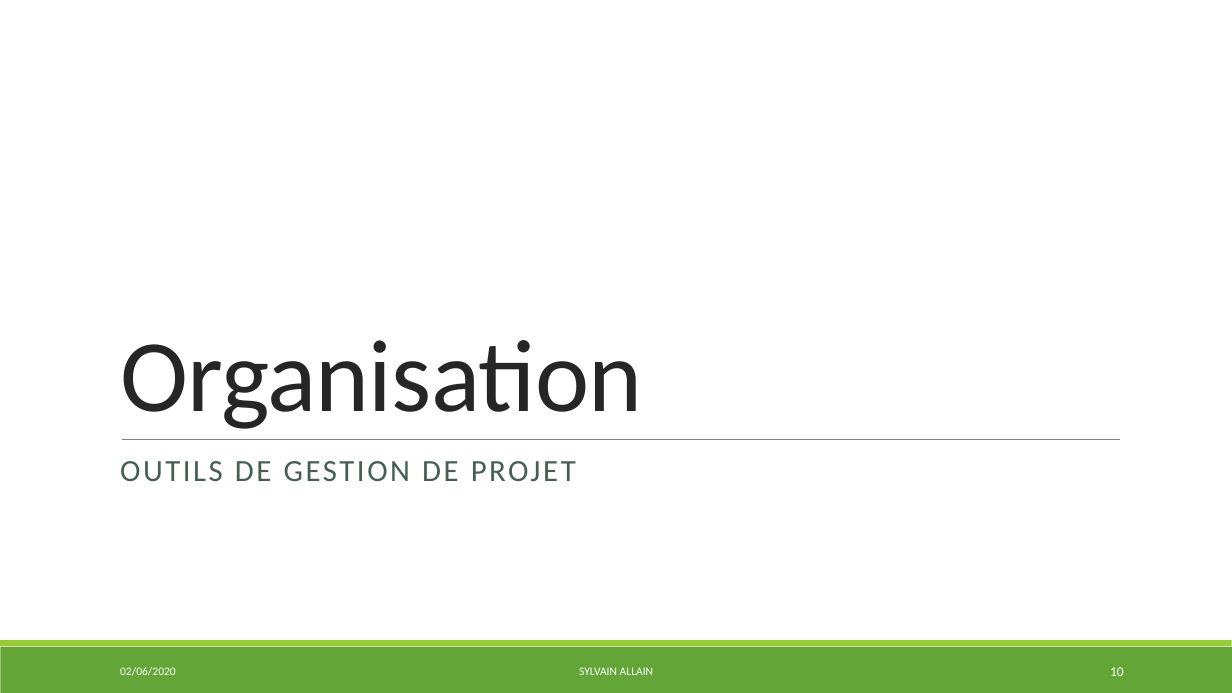
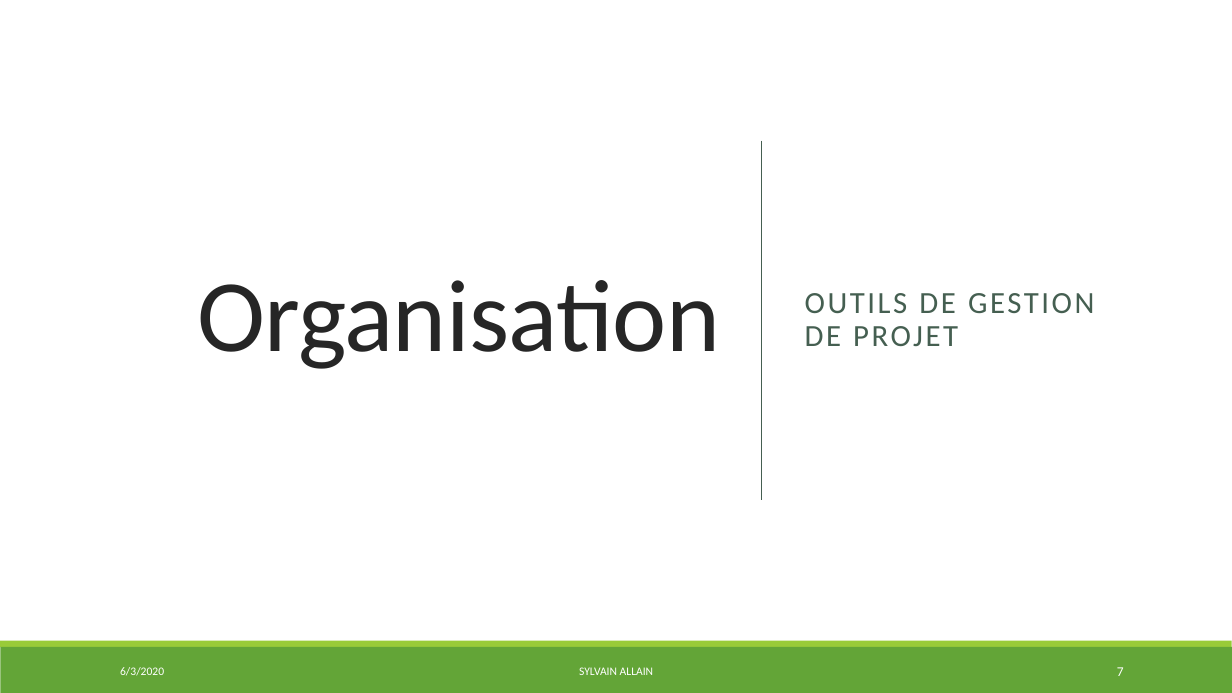
Before and after one commit to S2LF/ProjetPro, a slide deck: slide 7 of ProjetTof’Box.pptx (slide 10 before the commit). Drawn at 1232x693 pixels with LibreOffice and Linux fonts; fonts in the diff are those of the drawing. Boxes give left, top, right and bottom in pixels: in the first picture for what was removed or moved away, otherwise in the second. Text is boxed around its words. In the diff, an @@ line names an element or a change of style, - is before the commit and + after.

```diff
--- a/ProjetTof’Box.pptx
+++ b/ProjetTof’Box.pptx
@@ rectangle added at (0,0,1232,693), fill #FFFFFF @@
@@ title "Organisation": place and size @@
-title "Organisation" at (120,340,643,429)
+title "Organisation" at (197,280,720,369)
@@ title "Organisation" at (197,280,720,369): alignment left to right; vertical alignment bottom to middle @@
@@ text "OUTILS DE GESTION DE PROJET": place and size @@
-text "OUTILS DE GESTION DE PROJET" at (120,461,576,481)
+text "OUTILS DE GESTION DE PROJET" at (805,293,1094,346)
@@ text "OUTILS DE GESTION DE PROJET" at (805,293,1094,346): vertical alignment top to middle @@
@@ line added from (762, 140) to (762, 500), #455F51 1 pt @@
@@ line removed from (122, 439) to (1120, 439) @@
@@ rectangle removed at (0,647,1232,693) @@
@@ rectangle removed at (0,640,1232,647) @@
@@ rectangle added at (0,640,1232,647), fill #99CB38 @@
@@ rectangle added at (0,647,1232,693), fill #63A537 @@
@@ text at (120,667,164,676): text changed @@
-02/06/2020
+6/3/2020
@@ page number at (1117,667,1124,676): text changed @@
-10
+7
```
Also in this commit, not shown: 15 other slides changed, 14 slides added, 1 other file.
